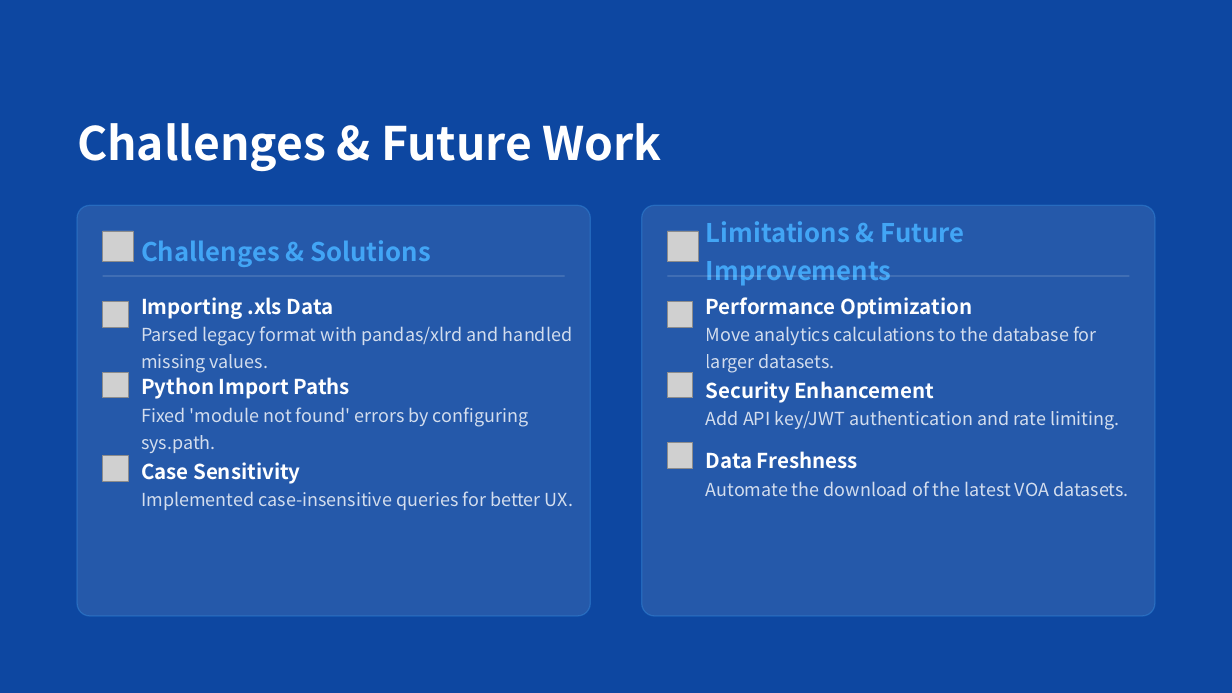
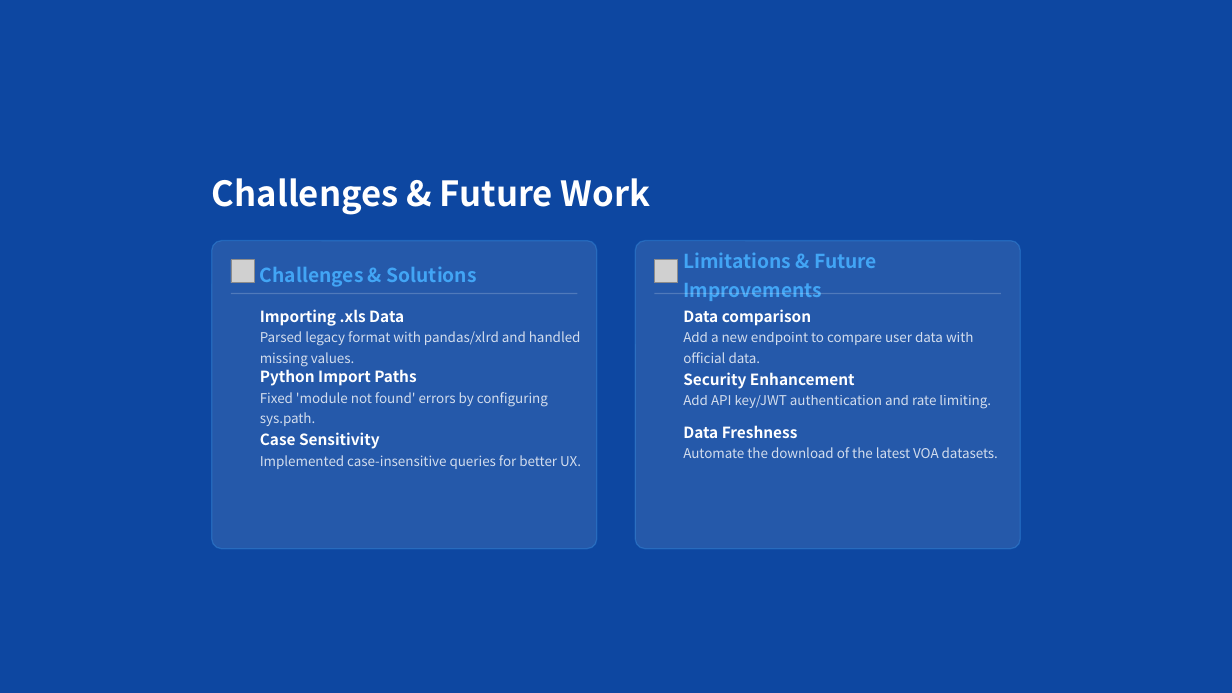
Before and after one commit to xuxiangyi541/COMP3011-Rental-Insight-API, a slide deck: slide 7 of docs/Rental_Insights_API_PPT.pptx. Drawn at 1232x693 pixels with LibreOffice and Linux fonts; fonts in the diff are those of the drawing; grey boxes stand for pictures; background and template pictures are left out. Boxes give left, top, right and bottom in pixels: in the first picture for what was removed or moved away, otherwise in the second. Text is boxed around its words. In the diff, an @@ line names an element or a change of style, - is before the commit and + after.

```diff
--- a/docs/Rental_Insights_API_PPT.pptx
+++ b/docs/Rental_Insights_API_PPT.pptx
@@ rounded rectangle: place and size @@
-rounded rectangle at [0, 0, 1232, 693]
+rounded rectangle at [154, 87, 1079, 606]
@@ text "Challenges & Future Work": place and size @@
-text "Challenges & Future Work" at [77, 123, 662, 172]
+text "Challenges & Future Work" at [212, 178, 650, 215]
@@ text "Challenges & Future Work" at [212, 178, 650, 215]: size 36 to 27 pt @@
@@ rounded rectangle: place and size @@
-rounded rectangle at [77, 205, 591, 616]
+rounded rectangle at [212, 240, 597, 548]
@@ picture: place and size @@
-picture at [103, 231, 133, 262]
+picture at [231, 260, 254, 283]
@@ text "Challenges & Solutions": place and size @@
-text "Challenges & Solutions" at [141, 240, 430, 267]
+text "Challenges & Solutions" at [260, 267, 477, 287]
@@ text "Challenges & Solutions" at [260, 267, 477, 287]: size 20 to 15 pt @@
@@ rounded rectangle: place and size @@
-rounded rectangle at [641, 205, 1155, 616]
+rounded rectangle at [636, 240, 1021, 548]
@@ picture: place and size @@
-picture at [667, 231, 698, 262]
+picture at [654, 260, 677, 283]
@@ text "Limitations & Future Improvements" at [683, 253, 877, 301]: size 20 to 15 pt @@
@@ text "Limitations & Future Improvements": place and size @@
-text "Limitations & Future Improvements" at [706, 221, 965, 285]
+text "Limitations & Future Improvements" at [683, 253, 877, 301]
@@ line moved from (103, 276) - (565, 276) to (231, 294) - (578, 294) @@
@@ line moved from (667, 276) - (1129, 276) to (654, 294) - (1001, 294) @@
@@ picture removed at [103, 301, 128, 327] @@
@@ text "Importing .xls Data": place and size @@
-text "Importing .xls Data" at [141, 297, 572, 373]
+text "Importing .xls Data" at [260, 309, 581, 366]
@@ text "Importing .xls Data" at [260, 309, 581, 366]: size 16 to 12 pt in "Importing .xls Data"; size 14 to 10.5 pt in "Parsed legacy format with pandas/xlrd and handled ..." @@
@@ picture removed at [667, 301, 693, 327] @@
@@ text at [683, 309, 974, 363]: text changed; size 14 to 10.5 pt @@
-Performance Optimization
-Move analytics calculations to the database for larger datasets.
+Data comparison
+Add a new endpoint to compare user data with official data.
@@ picture removed at [103, 372, 128, 398] @@
@@ text "Python Import Paths": place and size @@
-text "Python Import Paths" at [141, 377, 529, 453]
+text "Python Import Paths" at [260, 369, 548, 426]
@@ text "Python Import Paths" at [260, 369, 548, 426]: size 16 to 12 pt in "Python Import Paths"; size 14 to 10.5 pt in "Fixed 'module not found' errors by configuring ..." @@
@@ picture removed at [667, 372, 693, 398] @@
@@ text "Security Enhancement": place and size @@
-text "Security Enhancement" at [706, 381, 1120, 430]
+text "Security Enhancement" at [683, 372, 991, 409]
@@ text "Security Enhancement" at [683, 372, 991, 409]: size 16 to 12 pt in "Security Enhancement"; size 14 to 10.5 pt in "Add API key/JWT authentication and rate limiting." @@
@@ text "Data Freshness": place and size @@
-text "Data Freshness" at [706, 451, 1129, 496]
+text "Data Freshness" at [683, 425, 998, 458]
@@ text "Data Freshness" at [683, 425, 998, 458]: size 16 to 12 pt in "Data Freshness"; size 14 to 10.5 pt in "Automate the download of the latest VOA ..." @@
@@ text "Case Sensitivity": place and size @@
-text "Case Sensitivity" at [141, 462, 573, 510]
+text "Case Sensitivity" at [260, 432, 581, 469]
@@ text "Case Sensitivity" at [260, 432, 581, 469]: size 16 to 12 pt in "Case Sensitivity"; size 14 to 10.5 pt in "Implemented case-insensitive queries for better UX." @@
@@ picture removed at [667, 443, 693, 469] @@
@@ picture removed at [103, 456, 128, 482] @@
```
Also in this commit, not shown: 7 other slides changed, 2 other files.
